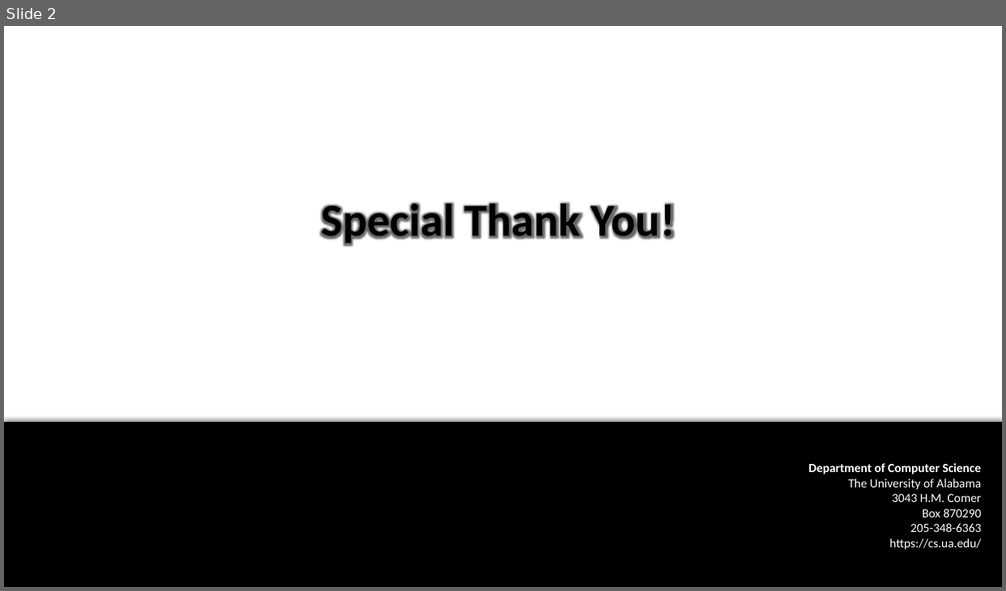
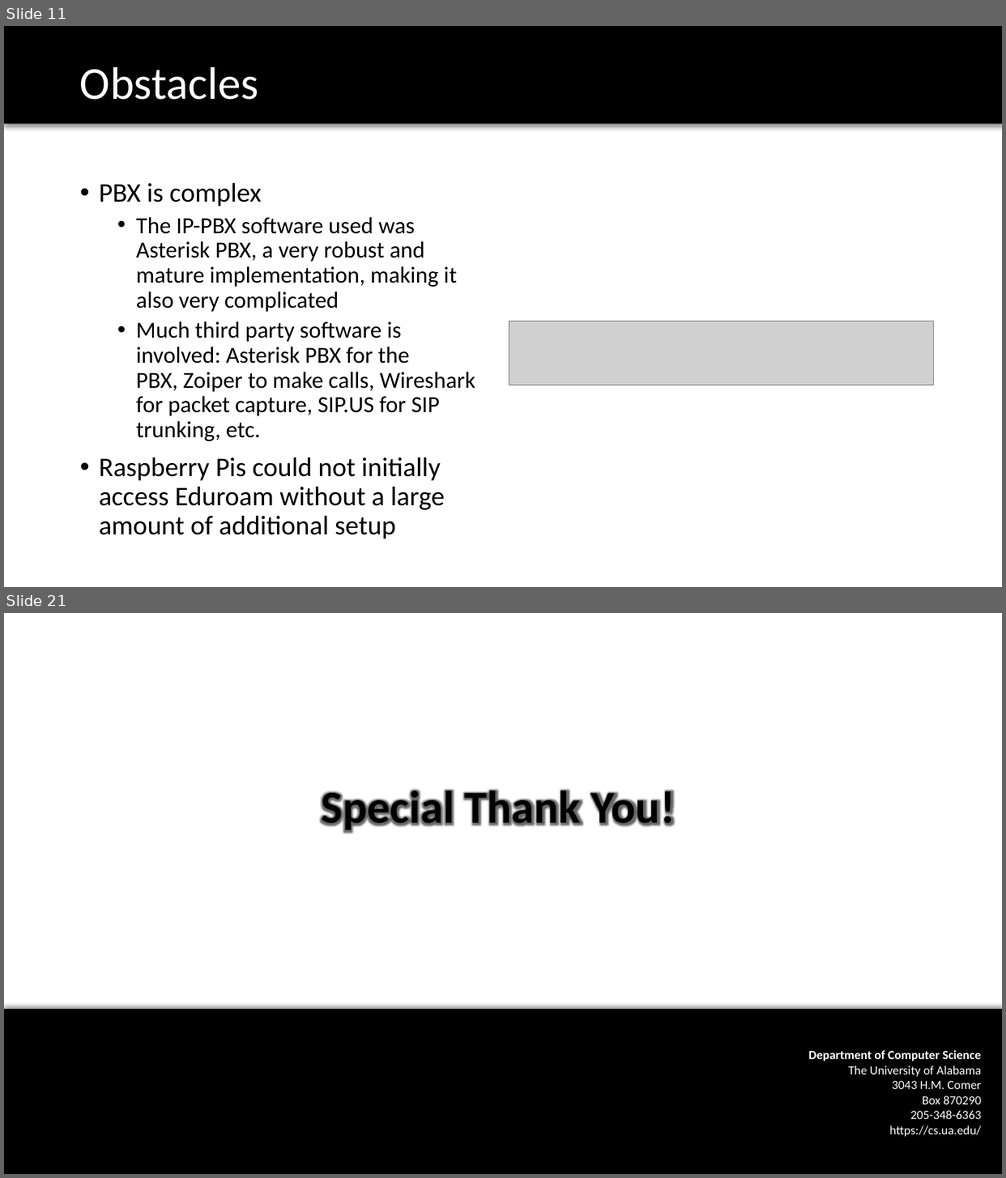
Before and after one commit to TrupeshKumarPatel/IoT_RaspberryPi, a slide deck: project_presentation/VoIP_final_presentation.pptx. Shown one above the other, each under a label of ours: slide 2 before the commit, slides 11 and 21 after it; the slides between them are not shown. The pictures are 1006x591 and 1006x1178 pixels, drawn with LibreOffice and Linux fonts; fonts in the diff are those of the drawing; grey boxes stand for pictures; background and template pictures are left out. Boxes give left, top, right and bottom in pixels: in the first picture for what was removed or moved away, otherwise in the second. Text is boxed around its words. In the diff, an @@ line names an element or a change of style, - is before the commit and + after.

Commit message:
Update: last modification @11:30AM on Apr27 @initial_stage

```diff
--- a/project_presentation/VoIP_final_presentation.pptx
+++ b/project_presentation/VoIP_final_presentation.pptx
@@ slide 11 added at [4, 26, 1002, 587], background #FFFFFF @@
@@ rectangle added at [4, 26, 1002, 124], fill #000000 @@
@@ title added at [80, 66, 258, 100], 44 pt, text #FFFFFF @@
+Obstacles
@@ text added at [99, 183, 475, 540], 22.2 pt, text #000000 @@
+• PBX is complex
+  • The IP-PBX software used was Asterisk PBX, a very robust and mature implementation, making it also very complicated
+  • Much third party software is involved: Asterisk PBX for the PBX, Zoiper to make calls, Wireshark for packet capture, SIP.US for SIP trunking, etc.
+• Raspberry Pis could not initially access Eduroam without a large amount of additional setup
@@ picture added at [509, 322, 934, 386] @@
@@ what was slide 2 is now slide 21 @@
```
Also in this commit, not shown: 1 slide changed, 18 other slides added, 1 other file.
